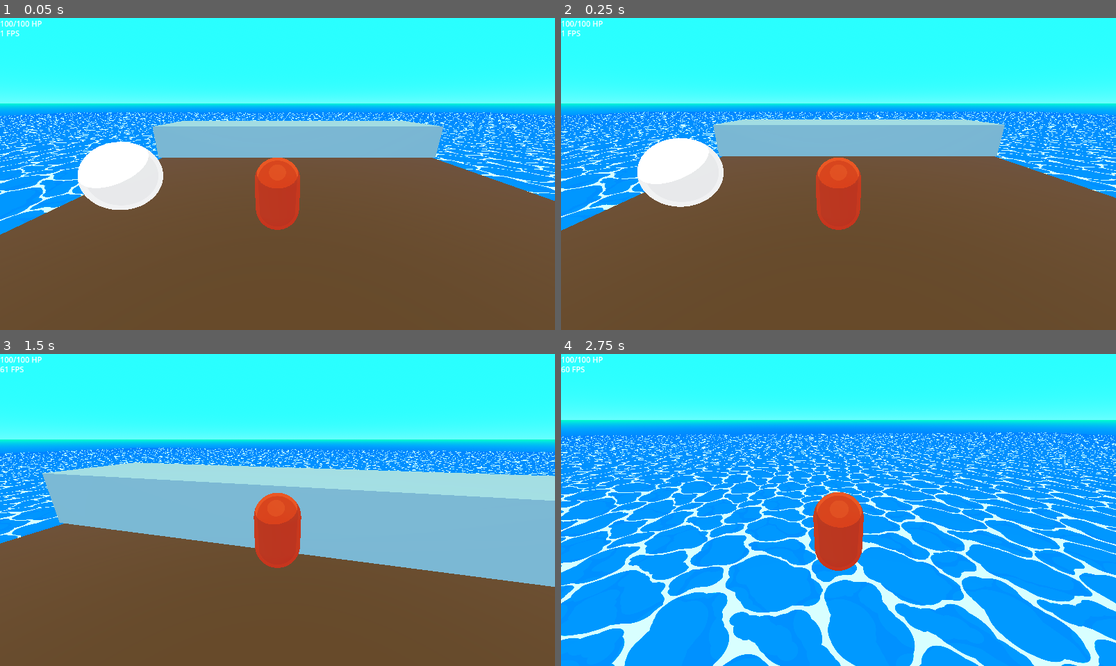
Above: before the commit, frames 1-4 (two rows, left to right).
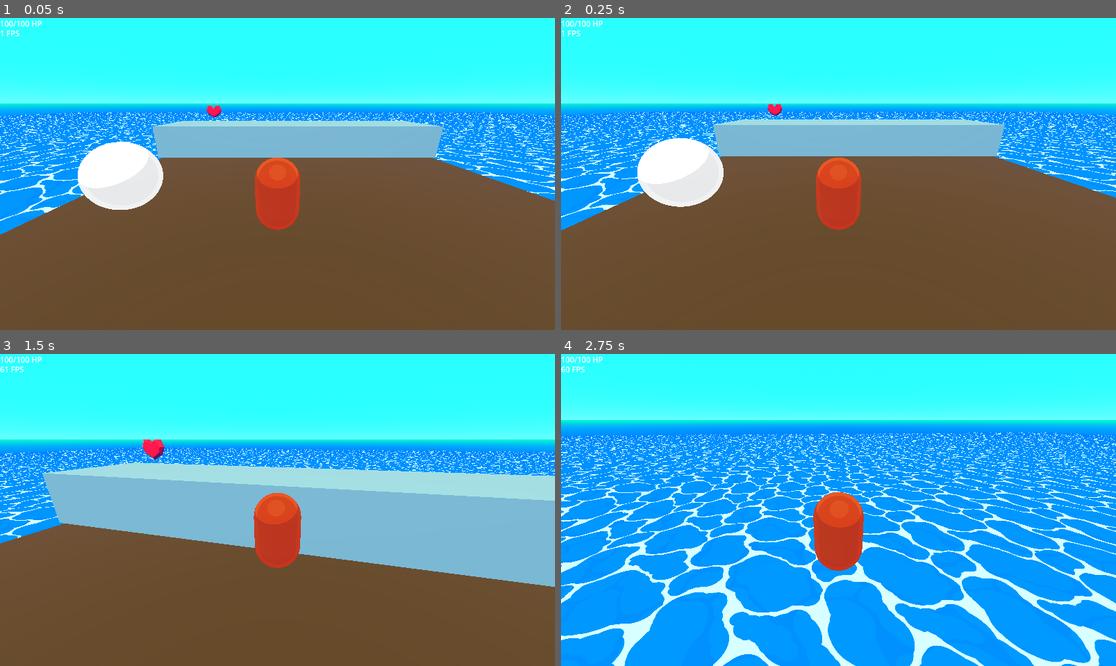
Above: after the commit, the same moments.

Repository: alizardguy/BoatGame
Game: Godot game, scene res://Scenes/Levels/debug_level.tscn
Two runs of this game, one before a commit and one after it. Both use one fixed random seed, a clock stepped at 60 frames per second and the inputs below.
Inputs (mouse positions are in pixels of both pictures, inside the frame that each line leads up to):
- Up to frame 1 (0.05 s): no input
- Up to frame 2 (0.25 s): no input
- Up to frame 3 (1.5 s): tap Enter (ui_accept) at 0.5, 0.77 s; move the mouse to (305, 510) at 0.52 s; hold W (move_up) from 0.53 s (still down); tap Shift (move_crouch) at 0.6 s; move the mouse to (249, 510) at 1.27 s; tap R (move_run) at 1.35 s
- Up to frame 4 (2.75 s): keep holding W (move_up); tap Enter (ui_accept) at 1.52 s; move the mouse to (849, 503) at 2.02 s; tap Shift (move_crouch) at 2.1 s

The runs differ from the first frame. In frame 1, less than 0.1% of the frame differs, in the area x 37-40%, y 28-32%; in frame 2, less than 0.1%; in frame 3, 0.2%, in the area x 25-30%, y 27-34%; in frame 4, nothing differs.

Commit message:
added basics of collectable heart

Diff:
--- a/src/Scenes/Levels/debug_level.tscn
+++ b/src/Scenes/Levels/debug_level.tscn
@@ -1,9 +1,10 @@
-[gd_scene load_steps=17 format=3 uid="uid://c7otswbyblheq"]
+[gd_scene load_steps=18 format=3 uid="uid://c7otswbyblheq"]
 
 [ext_resource type="Shader" path="res://Assets/Shaders/oceanToon.gdshader" id="1_7m3tt"]
 [ext_resource type="Shader" path="res://Assets/Shaders/basicToon.gdshader" id="2_2tb5w"]
 [ext_resource type="PackedScene" uid="uid://dl85ec2cwq75b" path="res://Scenes/Prefabs/Player.tscn" id="3_13rih"]
 [ext_resource type="PackedScene" uid="uid://b3skrw3yc1oum" path="res://Scenes/Interface/user_interface.tscn" id="4_7foum"]
+[ext_resource type="PackedScene" uid="uid://d388fk4thrx47" path="res://Assets/Mesh/Items/Collectibles/DebugHeart.glb" id="5_g648u"]
 
 [sub_resource type="ShaderMaterial" id="ShaderMaterial_7ybka"]
 render_priority = 0
@@ -136,3 +137,6 @@
 environment = SubResource("Environment_nl4f7")
 
 [node name="user_interface" parent="." instance=ExtResource("4_7foum")]
+
+[node name="DebugHeart" parent="." instance=ExtResource("5_g648u")]
+transform = Transform3D(1, 0, 0, 0, 1, 0, 0, 0, 1, -2.84469, 1.67267, -4.54701)
--- /dev/null
+++ b/src/Scenes/Prefabs/Collectibles/small_collectible_heart.tscn
@@ -0,0 +1,9 @@
+[gd_scene load_steps=3 format=3 uid="uid://5euuirsrq1l3"]
+
+[ext_resource type="Script" path="res://Scripts/Items/collectible_item_base.gd" id="1_eurlb"]
+[ext_resource type="PackedScene" uid="uid://d388fk4thrx47" path="res://Assets/Mesh/Items/Collectibles/DebugHeart.glb" id="2_dr574"]
+
+[node name="small_collectible_heart" type="Node"]
+script = ExtResource("1_eurlb")
+
+[node name="DebugHeart" parent="." instance=ExtResource("2_dr574")]
--- /dev/null
+++ b/src/Scenes/Prefabs/Collectibles/small_heart_item.tscn
@@ -0,0 +1,17 @@
+[gd_scene load_steps=4 format=3 uid="uid://0io05nhmegot"]
+
+[ext_resource type="Script" path="res://Scripts/Items/collectible_item_base.gd" id="1_m5w6p"]
+[ext_resource type="PackedScene" uid="uid://d388fk4thrx47" path="res://Assets/Mesh/Items/Collectibles/DebugHeart.glb" id="2_ifn3f"]
+
+[sub_resource type="SphereShape3D" id="SphereShape3D_von5s"]
+radius = 0.25
+
+[node name="small_heart_item" type="Node3D"]
+script = ExtResource("1_m5w6p")
+
+[node name="DebugHeart" parent="." instance=ExtResource("2_ifn3f")]
+
+[node name="collider" type="StaticBody3D" parent="."]
+
+[node name="shape" type="CollisionShape3D" parent="collider"]
+shape = SubResource("SphereShape3D_von5s")
--- /dev/null
+++ b/src/Scripts/Items/collectible_item_base.gd
@@ -0,0 +1,8 @@
+@icon("res://Assets/Images/Icons/Class/redDot.png")
+
+class_name CollectibleItemBase
+
+extends Node3D
+
+func _collected() -> void:
+	print("collected");
Binary file added: src/Assets/Images/Icons/Class/redDot.png
Not shown, added: src/Assets/Images/Icons/Class/redDot.png.import
Binary file added: src/Assets/Mesh/Items/Collectibles/DebugHeart.glb
Not shown, added: src/Assets/Mesh/Items/Collectibles/DebugHeart.glb.import
